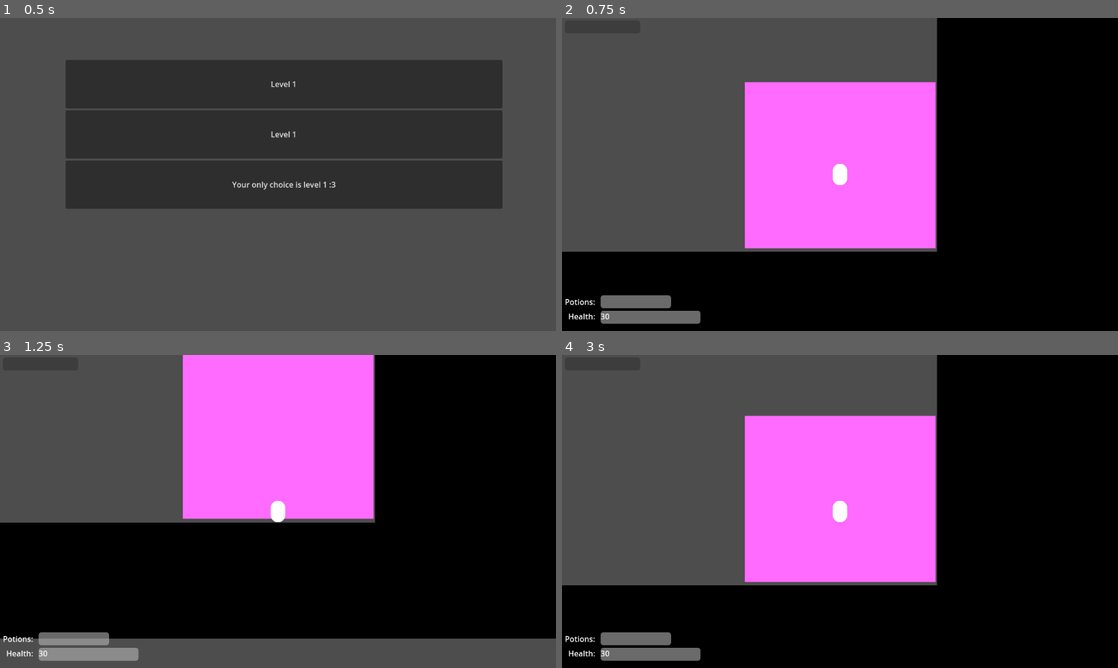
Above: before the commit, frames 1-4 (two rows, left to right).
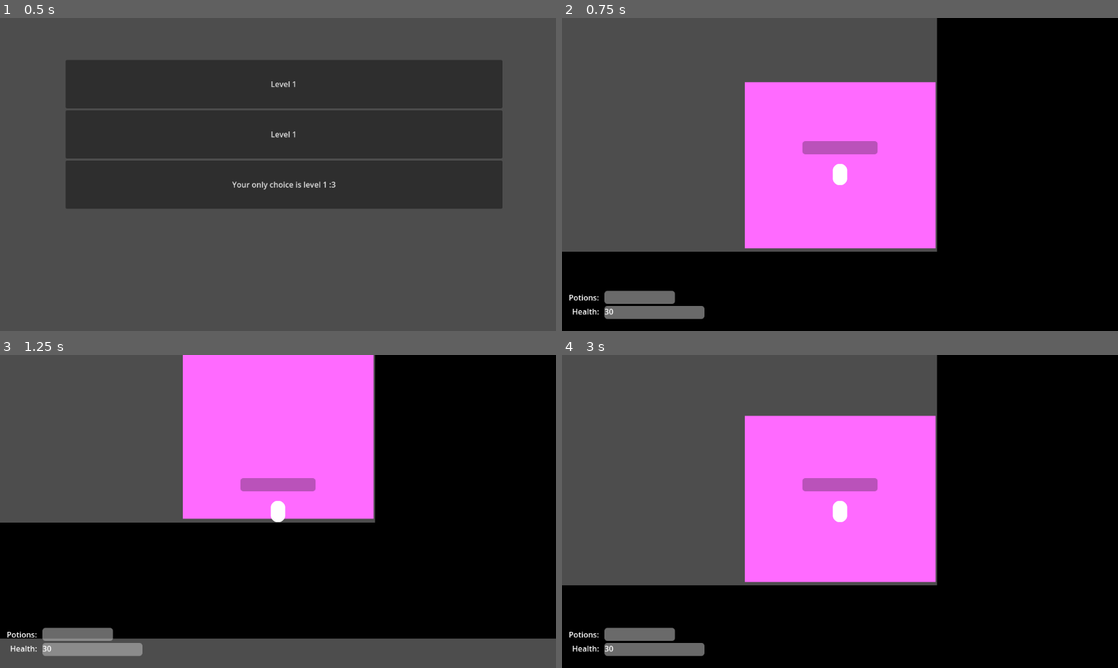
Above: after the commit, the same moments.

Repository: geekazodium/balance-prototype
Game: Godot game, scene res://scenes/level_select.tscn
Same seed, same stepped clock (60 frames per second), same inputs: the game is played once before the commit and once after it. The engine's default icon, where the game draws it, is replaced by a stand-in: a white triangle on a blue panel in a dark square.
Inputs (mouse positions are in pixels of both pictures, inside the frame that each line leads up to):
- Up to frame 1 (0.5 s): no input
- Up to frame 2 (0.75 s): click "Level 1" at 0.5 s
- Up to frame 3 (1.25 s): no input
- Up to frame 4 (3 s): move the mouse to (962, 495) at 1.27 s; tap Enter at 2 s; move the mouse to (728, 527) at 2.02 s; tap Space at 2.75 s; move the mouse to (895, 442) at 2.77 s

Frame 1 is identical in both runs. In frame 2, 1.7% of the frame differs, in the area x 0-57%, y 39-98%; in frame 3, 1.6%; in frame 4, 1.7%.

Commit message:
feature: charging progress bar modified to only show when needed -fix: ui layout and error with level exits

Diff:
--- a/scenes/ui/ui_layer.tscn
+++ b/scenes/ui/ui_layer.tscn
@@ -8,18 +8,29 @@
 [node name="GameUILayer" type="CanvasLayer"]
 
 [node name="ChargeProgressBar" type="ProgressBar" parent="."]
-offset_left = 6.0
-offset_top = 5.0
-offset_right = 162.0
-offset_bottom = 32.0
+anchors_preset = 8
+anchor_left = 0.5
+anchor_top = 0.5
+anchor_right = 0.5
+anchor_bottom = 0.5
+offset_left = -78.0
+offset_top = -69.5
+offset_right = 78.0
+offset_bottom = -42.5
+grow_horizontal = 2
+grow_vertical = 2
 show_percentage = false
 script = ExtResource("1_3eqaf")
 
 [node name="HealthProgressBar" type="ProgressBar" parent="." node_paths=PackedStringArray("number_label")]
-offset_left = 80.0
-offset_top = 606.0
-offset_right = 287.0
-offset_bottom = 633.0
+anchors_preset = 2
+anchor_top = 1.0
+anchor_bottom = 1.0
+offset_left = 88.0
+offset_top = -52.0
+offset_right = 295.0
+offset_bottom = -25.0
+grow_vertical = 0
 show_percentage = false
 script = ExtResource("2_0d208")
 number_label = NodePath("HealthNumberLabel")
@@ -66,10 +77,14 @@
 text = "Try Again!"
 
 [node name="PotionCountProgressBar" type="ProgressBar" parent="."]
-offset_left = 80.0
-offset_top = 574.0
-offset_right = 226.0
-offset_bottom = 601.0
+anchors_preset = 2
+anchor_top = 1.0
+anchor_bottom = 1.0
+offset_left = 88.0
+offset_top = -83.0
+offset_right = 234.0
+offset_bottom = -56.0
+grow_vertical = 0
 max_value = 2.0
 show_percentage = false
 script = ExtResource("4_mvntu")
--- a/scripts/saves/level_exit.gd
+++ b/scripts/saves/level_exit.gd
@@ -4,4 +4,4 @@
 const LEVEL_COMPLETE_SCENE: String = "res://scenes/level_select.tscn";
 
 func _on_player_entered(_body: PhysicsBody2D) -> void:
-	self.get_tree().change_scene_to_file(LEVEL_COMPLETE_SCENE);
+	self.get_tree().call_deferred("change_scene_to_file",LEVEL_COMPLETE_SCENE);
--- a/scripts/ui/charge_progress_bar.gd
+++ b/scripts/ui/charge_progress_bar.gd
@@ -5,8 +5,10 @@
 	EventBus.player_projectile_launch.connect(self.on_projectile_shoot)
 
 func on_projectile_charging(max_charge: float, current: float) -> void:
+	self.visible = true;
 	self.max_value = max_charge;
 	self.value = current;
 
 func on_projectile_shoot() -> void:
+	self.visible = false;
 	self.value = 0;
